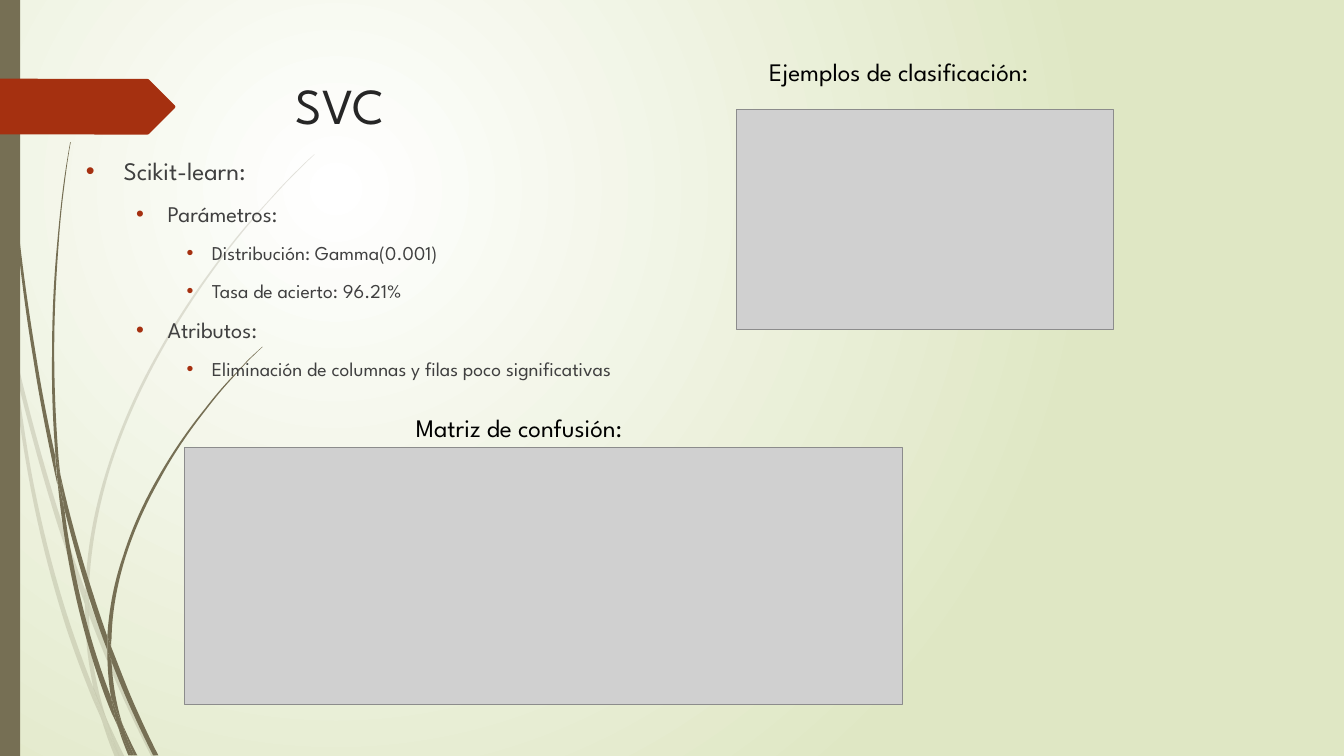
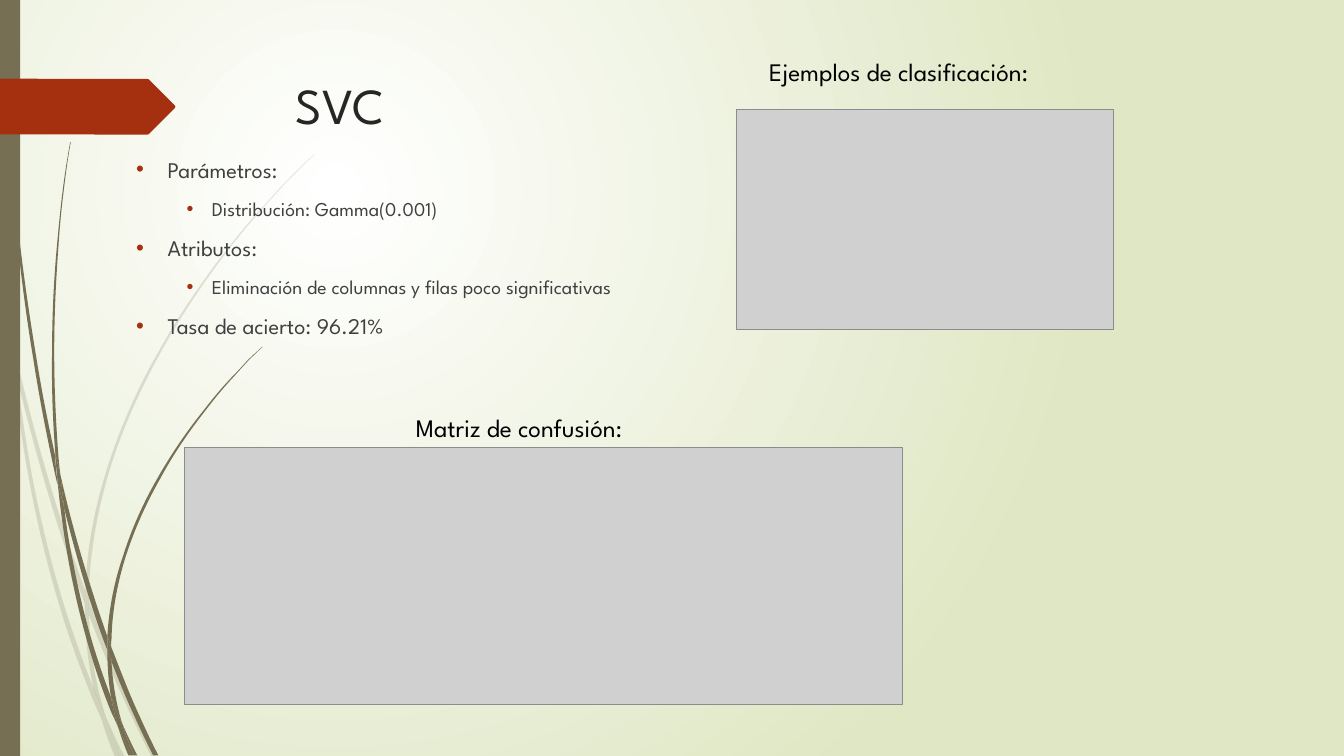
Before and after one commit to Emilio-Samuel/adivino, a slide deck: slide 9 of Proyecto Alfabeto.pptx. Drawn at 1344x756 pixels with LibreOffice and Linux fonts; fonts in the diff are those of the drawing; grey boxes stand for pictures. Boxes give left, top, right and bottom in pixels: in the first picture for what was removed or moved away, otherwise in the second. Text is boxed around its words. In the diff, an @@ line names an element or a change of style, - is before the commit and + after.

```diff
--- a/Proyecto Alfabeto.pptx
+++ b/Proyecto Alfabeto.pptx
@@ text at (x1=124, y1=162, x2=246, y2=181): paragraph removed @@
-• Scikit-learn:
@@ text at (x1=212, y1=284, x2=402, y2=298): paragraph removed @@
-    • Tasa de acierto: 96.21%
@@ text at (x1=168, y1=318, x2=384, y2=335): paragraph added @@
+  • Tasa de acierto: 96.21%
```
Also in this commit, not shown: 9 other slides changed, 1 slide added, 2 other files.
